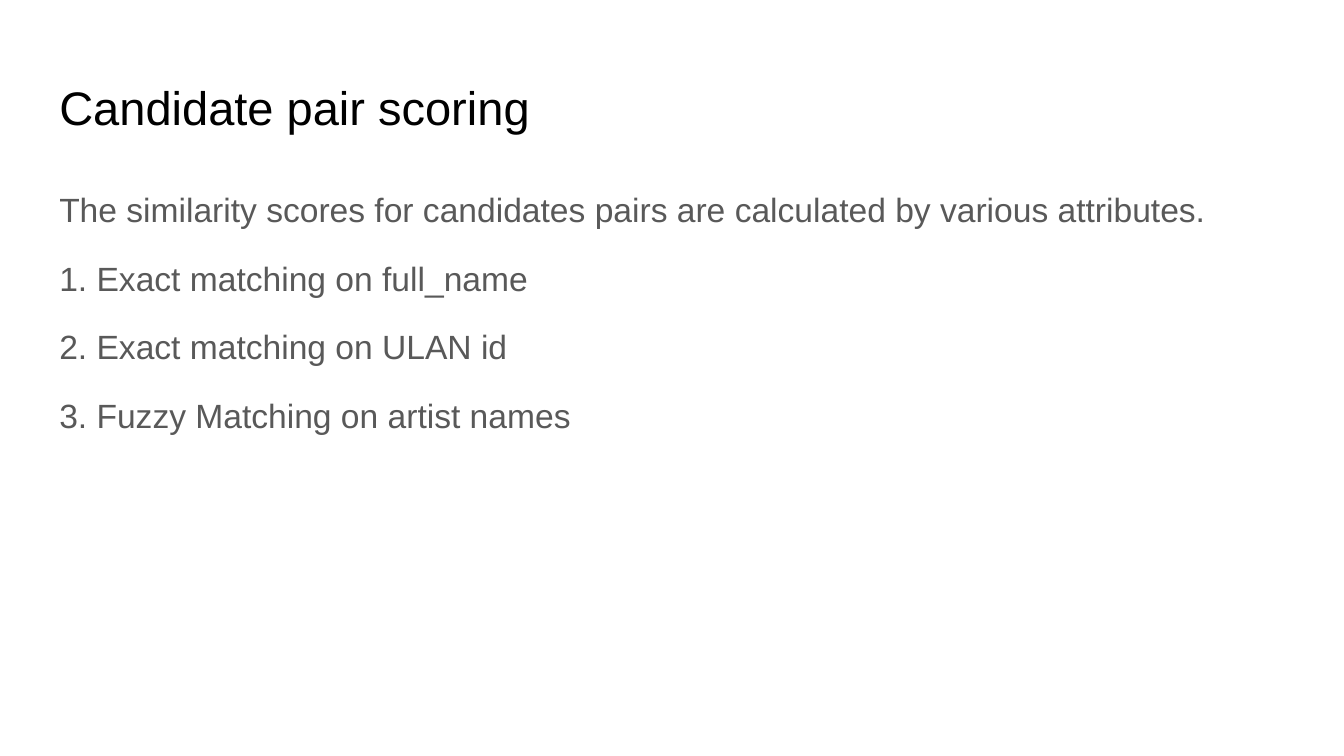
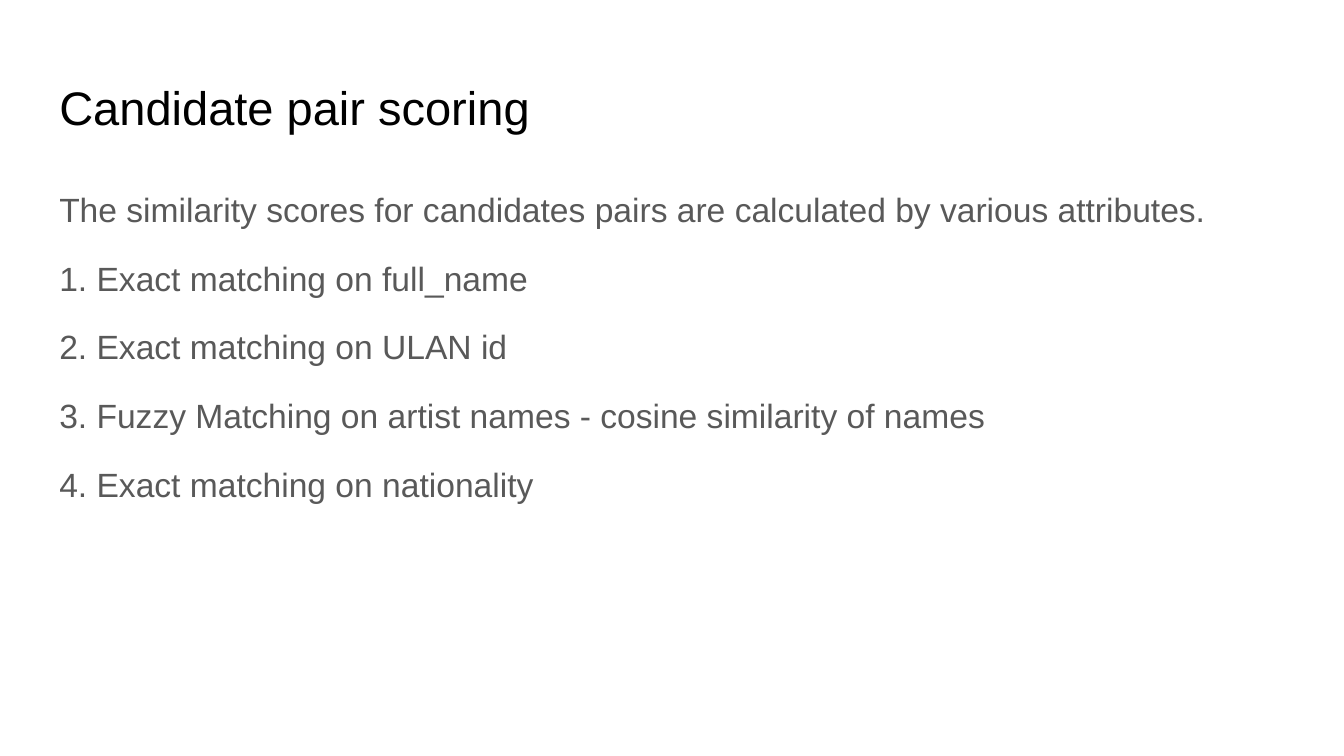
Before and after one commit to IITTeaching/cs520-f23-group-23, a slide deck: slide 13 of main-520-project/CS 520 Data Curation.pptx (slide 12 before the commit). Drawn at 1344x756 pixels with LibreOffice and Linux fonts; fonts in the diff are those of the drawing. Boxes give left, top, right and bottom in pixels: in the first picture for what was removed or moved away, otherwise in the second. Text is boxed around its words. In the diff, an @@ line names an element or a change of style, - is before the commit and + after.

```diff
--- a/main-520-project/CS 520 Data Curation.pptx
+++ b/main-520-project/CS 520 Data Curation.pptx
@@ text at box(59, 403, 985, 503): text changed @@
-3. Fuzzy Matching on artist names
+3. Fuzzy Matching on artist names - cosine similarity of names
+4. Exact matching on nationality
```
Also in this commit, not shown: 6 other slides changed, 4 slides added, 1 slide removed.
